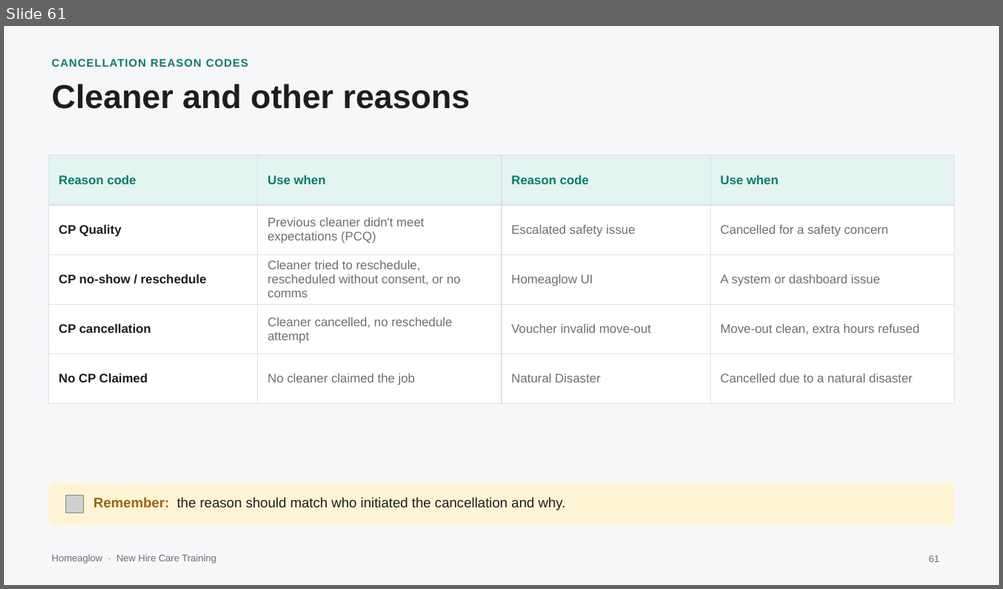
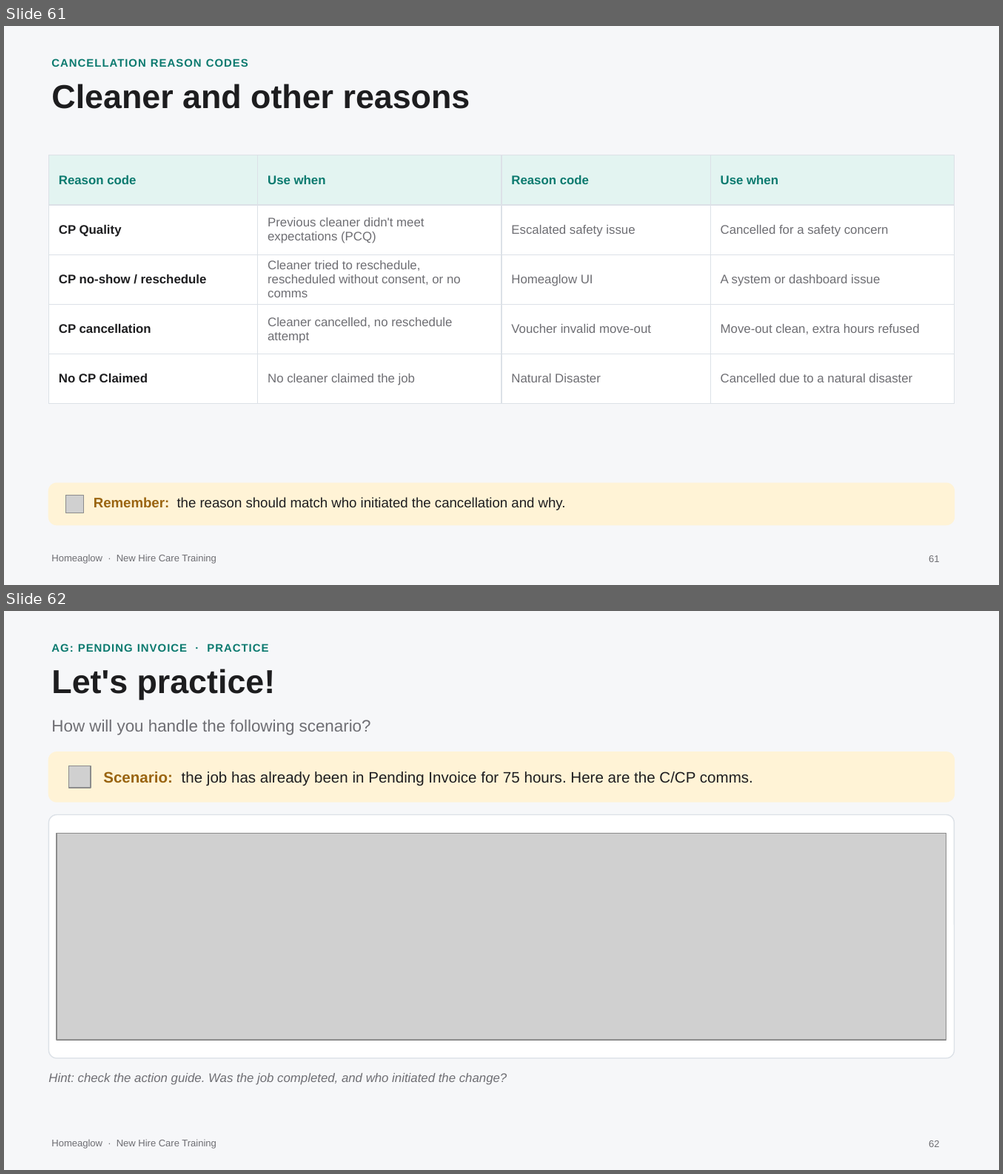
Before and after one commit to anjulimichelle/training, a slide deck: cleaner-foundations/cleaner-foundations-cp-crm.pptx. Shown one above the other, each under a label of ours: slide 61 before the commit, slides 61 and 62 after it. The pictures are 1003x589 and 1003x1174 pixels, drawn with LibreOffice and Linux fonts; fonts in the diff are those of the drawing; grey boxes stand for pictures. Boxes give left, top, right and bottom in pixels: in the first picture for what was removed or moved away, otherwise in the second. Text is boxed around its words. In the diff, an @@ line names an element or a change of style, - is before the commit and + after.

```diff
--- a/cleaner-foundations/cleaner-foundations-cp-crm.pptx
+++ b/cleaner-foundations/cleaner-foundations-cp-crm.pptx
@@ slide 62 added at (4,611,999,1170), background #F6F7F9; not listed: 1 template element that a slide beside it also shows @@
@@ text added at (51,644,268,652), 8 pt, text #0B7A6F, bold @@
+AG: PENDING INVOICE · PRACTICE
@@ text added at (51,669,276,700), 24 pt, text #1D1D1F, bold @@
+Let's practice!
@@ text added at (51,720,371,735), 12 pt, text #6E6E73 @@
+How will you handle the following scenario?
@@ rounded rectangle added at (48,752,954,802), fill #FFF3D6, outline #FFF3D6 0.75 pt @@
@@ picture added at (68,766,91,788) @@
@@ text added at (103,772,753,786), 11 pt, text #1D1D1F @@
+Scenario: the job has already been in Pending Invoice for 75 hours. Here are the C/CP comms.
@@ rounded rectangle added at (48,815,954,1059), fill #FFFFFF, outline #DCE1E7 0.75 pt @@
@@ picture added at (57,833,946,1039) @@
@@ text added at (48,1073,506,1085), 9 pt, text #6E6E73, italic @@
+Hint: check the action guide. Was the job completed, and who initiated the change?
@@ page number added at (928,1141,939,1147), 7 pt, text #6E6E73 @@
+62
```
Also in this commit, not shown: 1 other slide added, 4 other files.
